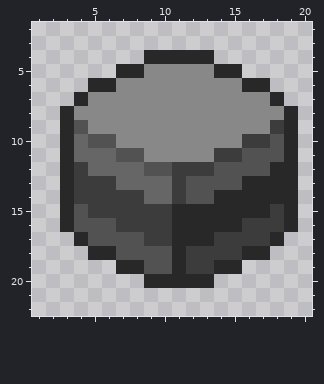
Two states of a pixel-art sprite, src/assets/images/items/pokeblock/PokeBlock_Black.png. The first picture shows the starting point.
The file is 24x24 pixels. Shown: x 1..20, y 2..22.
The result:
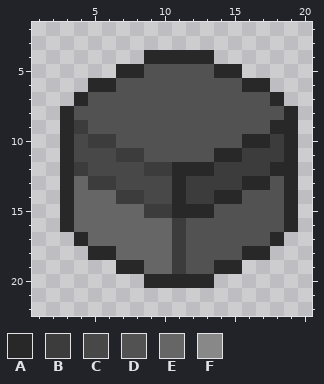
Palette (. is transparent): A #292829  B #3c3c3c  C #484848  D #525252  E #666666  F #888888
From old to new:
Changed rows in their new state; - is an unchanged pixel.
first column x 4:
 5 -----DDDDD-----
 6 ---DDDDDDDDD---
 7 -DDDDDDDDDDDDD-
 8 DDDDDDDDDDDDDDD
 9 BDDDDDDDDDDDDDA
10 CBBDDDDDDDDDAAB
11 CCCBBDDDDDAABBB
12 -CCCCBBAAABBBB-
13 E--CCCCABBBB--D
14 EEE--CCABB--DDD
15 EEEEE-----DDDDD
16 EEEEEEEBDDDDDDD
17 -EEEEEEBDDDDDD-
18 ---EEEEBDDDD---
19 -----EEBDD-----
Pixel boxes of the changes (left, top, right, bottom) in both pictures:
changed: (74, 64, 284, 274)
